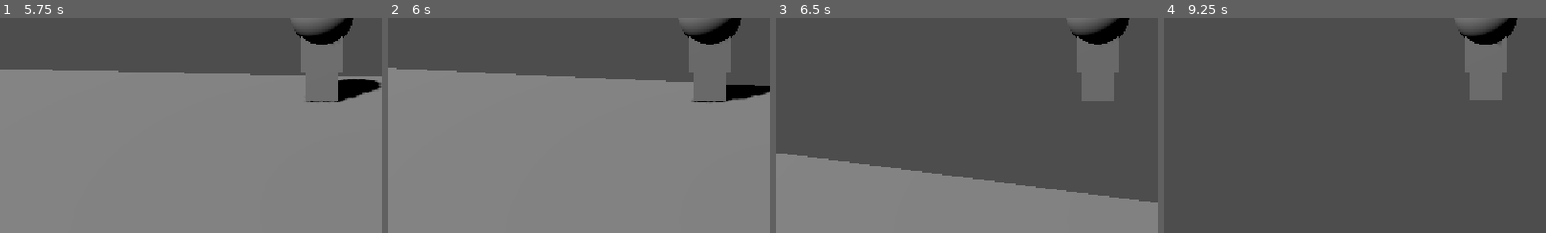
Above: before the commit, frames 1-4 (left to right).
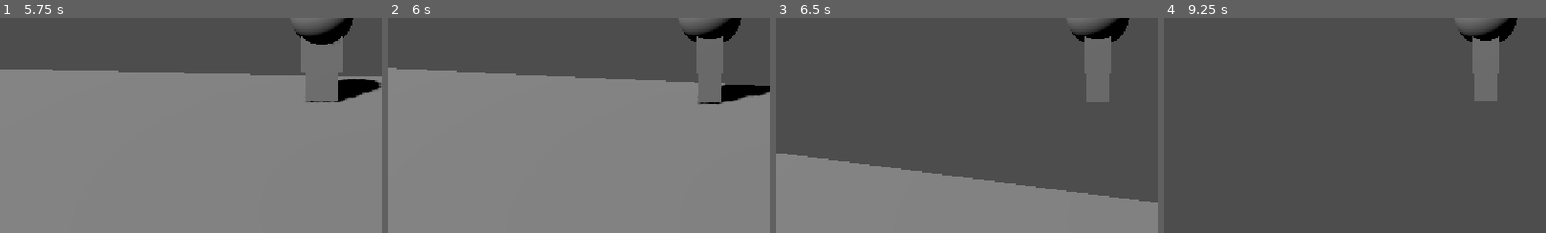
Above: after the commit, the same moments.

Repository: kkibbey/project-curio
Game: Godot game, scene res://scenes/playground.tscn
The game is run twice, just before and just after one commit, with the same random seed, the same clock (stepped at 60 frames per second) and the same inputs.
Inputs (mouse positions are % of the whole screen's width and height, from its top left):
- Up to frame 1 (5.75 s): move the mouse to (55, 50) at 0.52 s; hold W (move_forward) from 0.53 s (still down); tap E (interact) every 0.75 s from 0.6 to 5.1 s; tap Space (jump) at 0.77, 1.52, 3.02, 3.77, 4.25, 4.52 s; move the mouse to (45, 50) at 1.27 s; move the mouse to (52, 48) at 2.02 s; move the mouse to (49, 52) at 2.77 s; tap Enter at 3.5 s; move the mouse to (57, 51) at 3.52 s; move the mouse to (42, 49) at 4.27 s; move the mouse to (51, 50) at 5.02 s
- Up to frame 2 (6 s): move the mouse to (46, 48) at 5.77 s; release W (move_forward) at 5.78 s; hold D (move_right) from 5.78 s (still down); tap E (interact) at 5.85 s
- Up to frame 3 (6.5 s): keep holding D (move_right); tap Space (jump) at 6.02 s
- Up to frame 4 (9.25 s): move the mouse to (55, 50) at 6.52 s; release D (move_right) at 6.53 s; hold W (move_forward) 6.53-8.78 s; tap E (interact) every 0.75 s from 6.6 to 8.85 s; tap Space (jump) at 6.77, 7.52, 8, 9.02 s; tap Enter at 7.25, 8.75 s; move the mouse to (45, 50) at 7.27 s; move the mouse to (52, 48) at 8.02 s; move the mouse to (49, 52) at 8.77 s; hold A (move_left) from 8.78 s (still down)
The pictures show only the part of the screen within x 8-58%, y 50-100%; the shares and areas given below are measured in that part.

Frame 1 is identical in both runs. In frame 2, 1.3% of the frame differs, in the area x 78-96%, y 8-40%; in frame 3, 1.1%; in frame 4, 1.1%.

Commit message:
improved camera

Diff:
--- a/scripts/player.gd
+++ b/scripts/player.gd
@@ -14,7 +14,8 @@
 var ignore_next_mouse_motion: bool = true
 
 @onready var camera_rig: Node3D = $CameraRig
-
+@onready var visuals: Node3D = $Visuals
+@onready var spring_arm: SpringArm3D = $CameraRig/SpringArm3D
 
 func _ready() -> void:
 	Input.mouse_mode = Input.MOUSE_MODE_CAPTURED
@@ -27,13 +28,13 @@
 			ignore_next_mouse_motion = false
 			return
 
-		rotate_y(-event.relative.x * mouse_sensitivity)
+		camera_rig.rotate_y(-event.relative.x * mouse_sensitivity)
 
-		camera_rig.rotate_x(-event.relative.y * mouse_sensitivity)
-		camera_rig.rotation.x = clamp(
-			camera_rig.rotation.x,
-			deg_to_rad(-65.0),
-			deg_to_rad(45.0)
+		spring_arm.rotate_x(-event.relative.y * mouse_sensitivity)
+		spring_arm.rotation.x = clamp(
+			spring_arm.rotation.x,
+			deg_to_rad(-45.0),
+			deg_to_rad(55.0)
 		)
 
 	if event.is_action_pressed("ui_cancel"):
@@ -62,13 +63,26 @@
 		"move_backward"
 	)
 
+	var camera_basis := camera_rig.global_transform.basis
+
+	var forward := -camera_basis.z
+	var right := camera_basis.x
+
+	forward.y = 0.0
+	right.y = 0.0
+
+	forward = forward.normalized()
+	right = right.normalized()
+
 	var direction := (
-		transform.basis * Vector3(input_direction.x, 0.0, input_direction.y)
+		right * input_direction.x +
+		forward * -input_direction.y
 	).normalized()
 
 	if direction:
 		velocity.x = direction.x * move_speed
 		velocity.z = direction.z * move_speed
+		visuals.rotation.y = atan2(-direction.x, -direction.z)
 	else:
 		velocity.x = move_toward(velocity.x, 0.0, move_speed)
 		velocity.z = move_toward(velocity.z, 0.0, move_speed)
